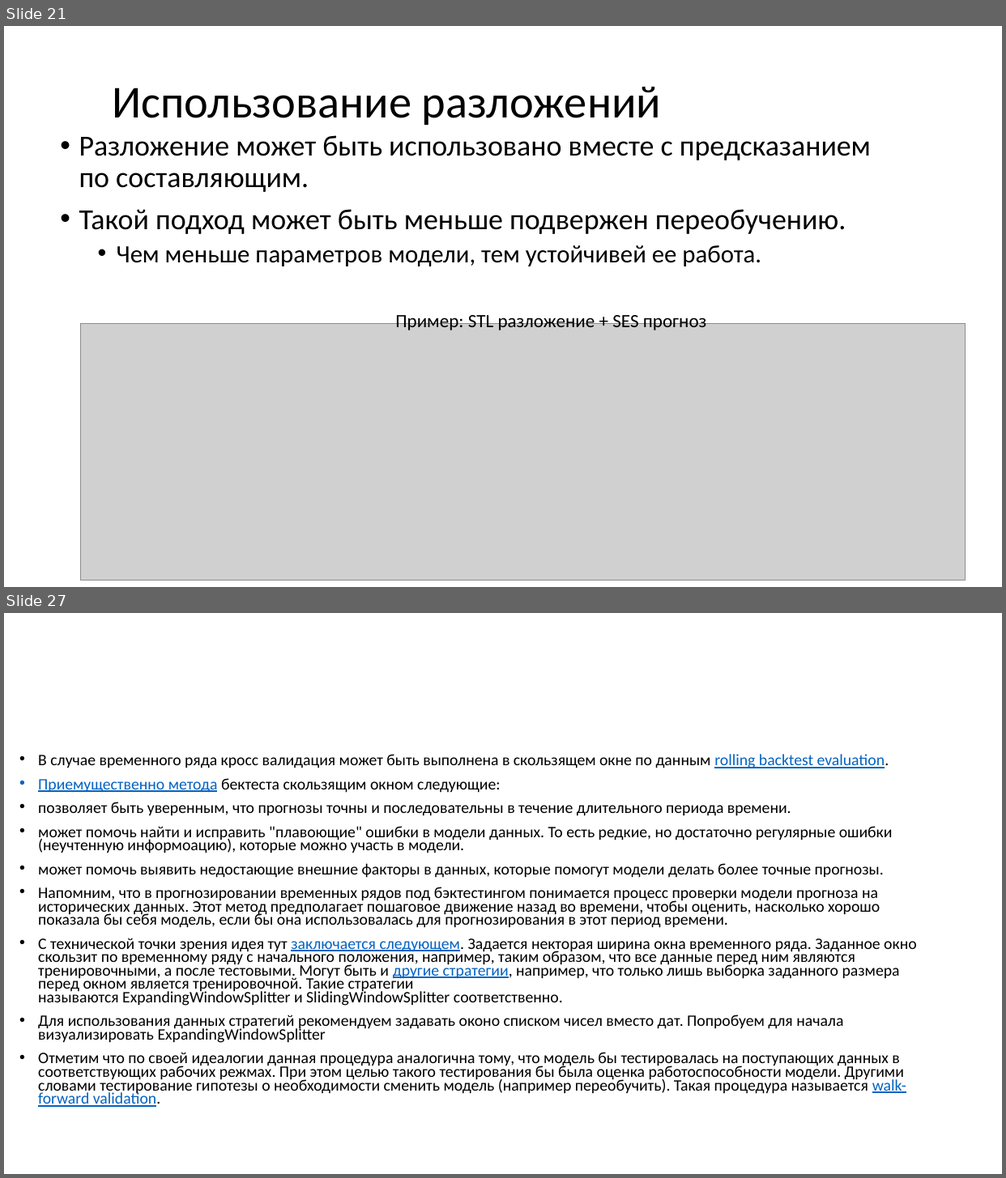
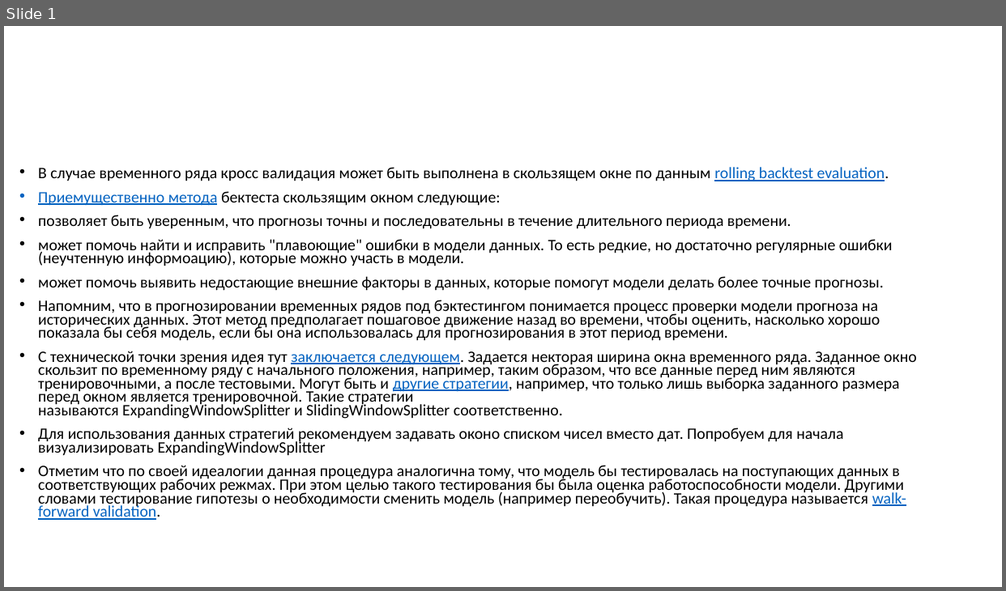
Before and after one commit to MVRonkin/TimeSeriesCourse, a slide deck: 2025/04-2 Оценка качества предсказаний ВР.pptx. Shown one above the other, each under a label of ours: slides 21 and 27 before the commit, slide 1 after it; the slides between them are not shown. The pictures are 1006x1178 and 1006x591 pixels, drawn with LibreOffice and Linux fonts; fonts in the diff are those of the drawing; grey boxes stand for pictures. Boxes give left, top, right and bottom in pixels: in the first picture for what was removed or moved away, otherwise in the second. Text is boxed around its words. In the diff, an @@ line names an element or a change of style, - is before the commit and + after.

```diff
--- a/2025/04-2 Оценка качества предсказаний ВР.pptx
+++ b/2025/04-2 Оценка качества предсказаний ВР.pptx
@@ slide 21 removed at <box>4,26,1002,587</box>, background #FFFFFF @@
@@ title removed at <box>112,87,661,125</box> @@
-Использование разложений
@@ text removed at <box>79,135,871,267</box> @@
-• Разложение может быть использовано вместе с предсказанием по составляющим.
-• Такой подход может быть меньше подвержен переобучению.
-  • Чем меньше параметров модели, тем устойчивей ее работа.
@@ text removed at <box>395,312,707,331</box> @@
-Пример: STL разложение + SES прогноз
@@ picture removed at <box>80,324,965,582</box> @@
@@ what was slide 27 is now slide 1 @@
```
Also in this commit, not shown: 1 slide added, 25 other slides removed.
